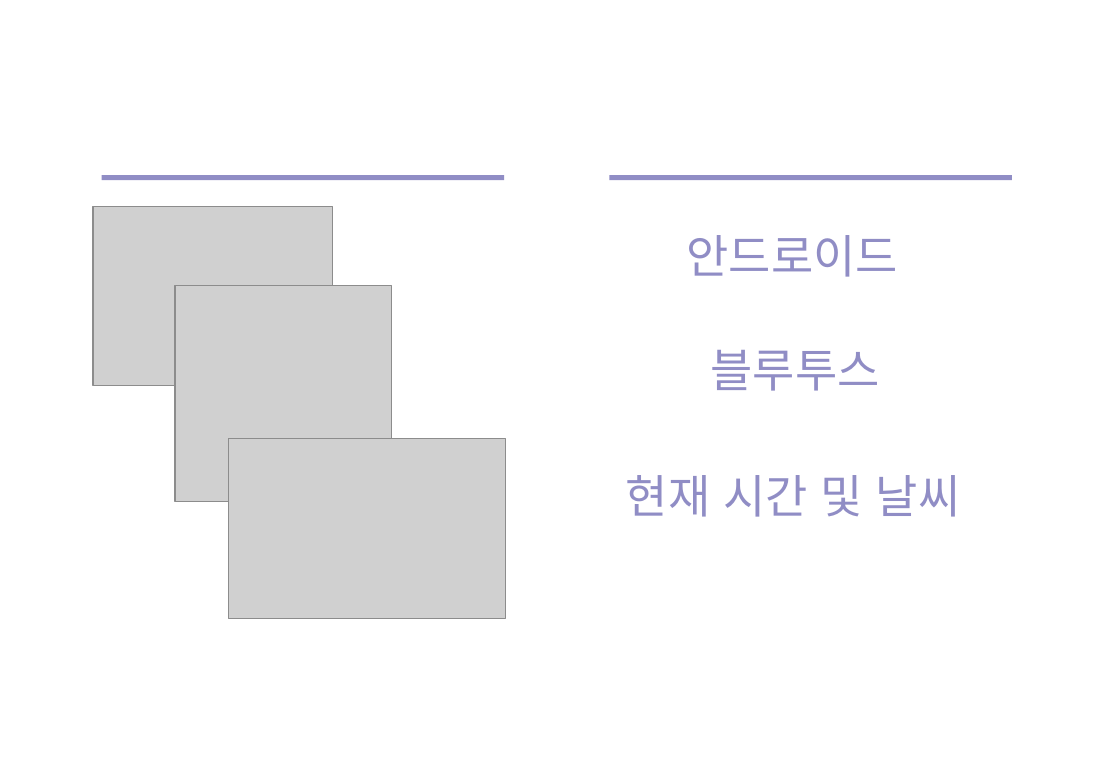
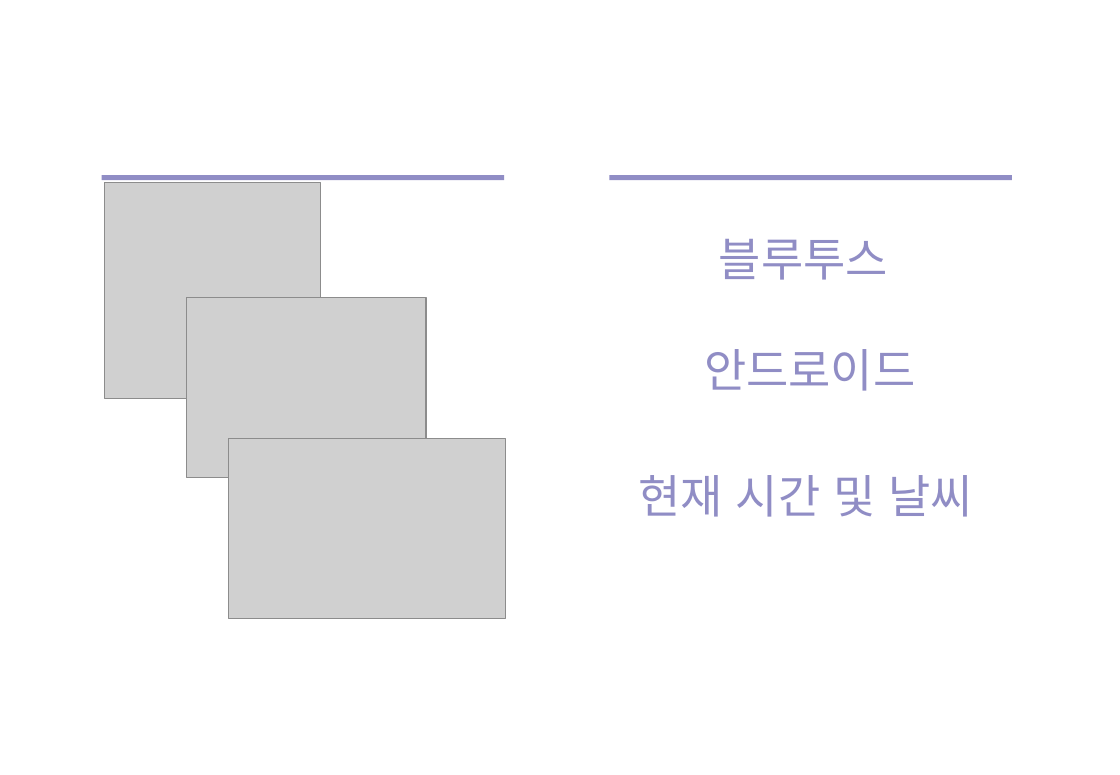
Before and after one commit to SekyuShin/FinalProject_saveFile, a slide deck: slide 8 of VHDL/2주차/18.11.07 - 디시설(김동욱).pptx. Drawn at 1120x775 pixels with LibreOffice and Linux fonts; fonts in the diff are those of the drawing; grey boxes stand for pictures; background and template pictures are left out. Boxes give left, top, right and bottom in pixels: in the first picture for what was removed or moved away, otherwise in the second. Text is boxed around its words. In the diff, an @@ line names an element or a change of style, - is before the commit and + after.

```diff
--- a/VHDL/2주차/18.11.07 - 디시설(김동욱).pptx
+++ b/VHDL/2주차/18.11.07 - 디시설(김동욱).pptx
@@ picture: place and size @@
-picture at (175,286,391,503)
+picture at (104,182,321,398)
@@ text "블루투스": place and size @@
-text "블루투스" at (710,350,879,391)
+text "블루투스" at (719,239,888,280)
@@ picture: place and size @@
-picture at (93,207,333,387)
+picture at (186,298,426,478)
@@ text "안드로이드": place and size @@
-text "안드로이드" at (687,235,898,277)
+text "안드로이드" at (704,349,915,391)
@@ text "현재 시간 및 날씨": place and size @@
-text "현재 시간 및 날씨" at (626,475,961,517)
+text "현재 시간 및 날씨" at (638,475,973,517)
```
Also in this commit, not shown: 7 other slides changed, 6 slides added, 4 slides removed, 7 other files.
